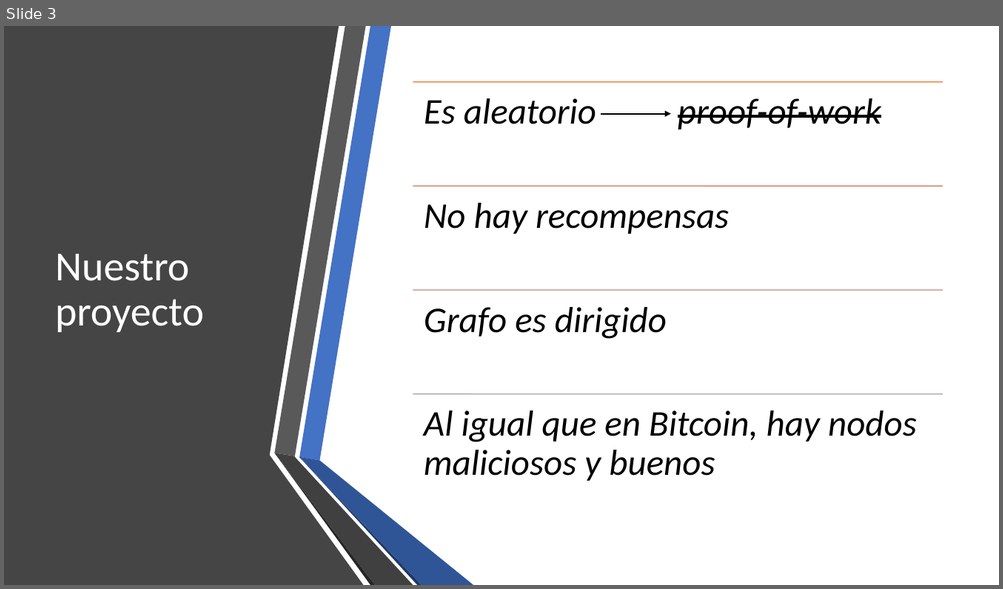
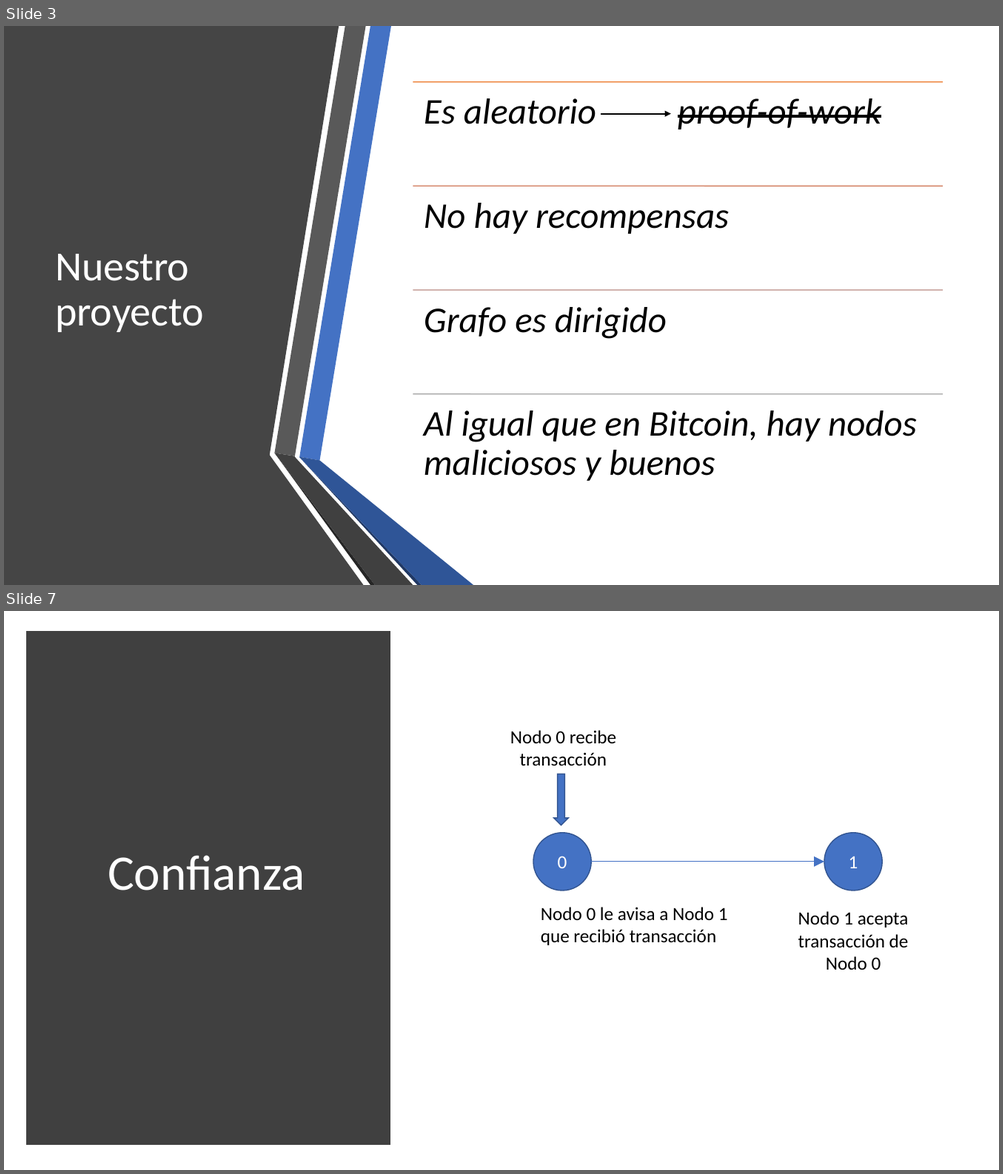
Before and after one commit to jtvigneaux/proyecto-1-criptomonedas, a slide deck: Presentación/Presentación.pptx. Shown one above the other, each under a label of ours: slide 3 before the commit, slides 3 and 7 after it; the slides between them are not shown. The pictures are 1003x589 and 1003x1174 pixels, drawn with LibreOffice and Linux fonts; fonts in the diff are those of the drawing. Boxes give left, top, right and bottom in pixels: in the first picture for what was removed or moved away, otherwise in the second. Text is boxed around its words. In the diff, an @@ line names an element or a change of style, - is before the commit and + after.

```diff
--- a/Presentación/Presentación.pptx
+++ b/Presentación/Presentación.pptx
@@ slide 7 added at (x1=4, y1=611, x2=999, y2=1170), background #FFFFFF @@
@@ rectangle added at (x1=31, y1=636, x2=385, y2=1141), fill #404040, outline #404040 10 pt @@
@@ text added at (x1=510, y1=730, x2=616, y2=766), 18 pt, text #000000 @@
+Nodo 0 recibe transacción
@@ down arrow added at (x1=554, y1=775, x2=568, y2=826), fill #4472C4, outline #325491 1 pt @@
@@ ellipse added at (x1=533, y1=832, x2=591, y2=891), fill #4472C4, outline #325491 1 pt, 18 pt, text #FFFFFF @@
+0
@@ ellipse added at (x1=824, y1=832, x2=882, y2=891), fill #4472C4, outline #325491 1 pt, 18 pt, text #FFFFFF @@
+1
@@ title added at (x1=108, y1=855, x2=305, y2=891), 48 pt, text #FFFFFF @@
+Confianza
@@ arrow added from (591, 862) to (824, 862), #4472C4 0.5 pt @@
@@ text added at (x1=540, y1=907, x2=728, y2=945), 18 pt, text #000000 @@
+Nodo 0 le avisa a Nodo 1 que recibió transacción
@@ text added at (x1=798, y1=911, x2=908, y2=970), 18 pt, text #000000 @@
+Nodo 1 acepta transacción de Nodo 0
```
Also in this commit, not shown: 1 slide changed, 19 other slides added, 2 other files.
